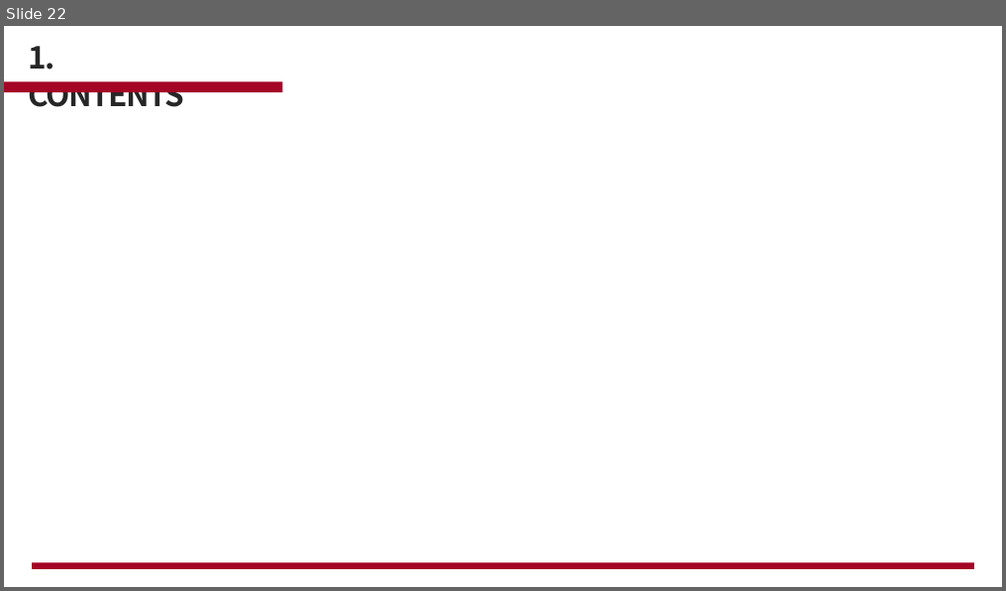
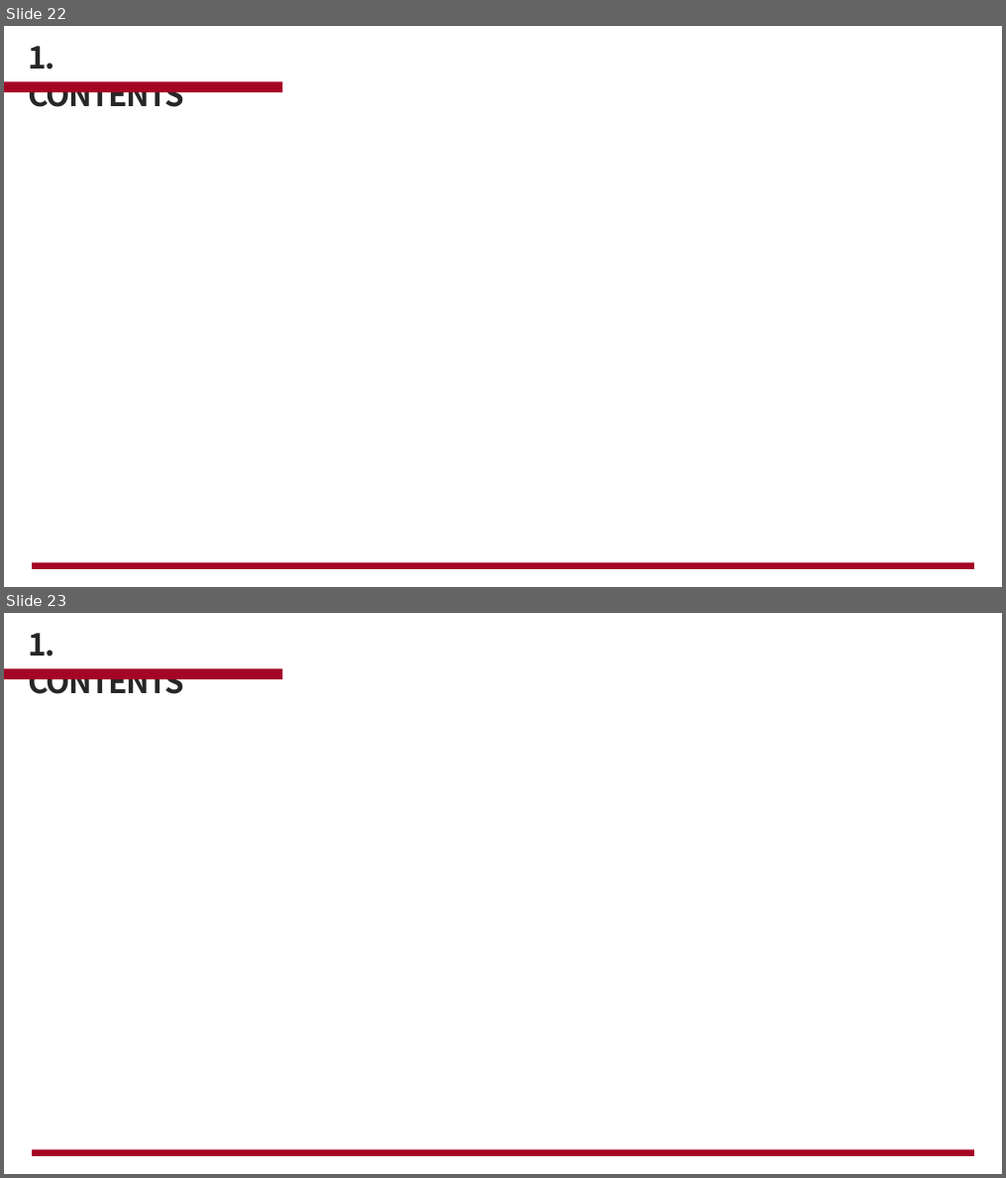
Before and after one commit to cjsgk106/fire-prediction-analysis, a slide deck: work/화재.pptx. Shown one above the other, each under a label of ours: slide 22 before the commit, slides 22 and 23 after it. The pictures are 1006x591 and 1006x1178 pixels, drawn with LibreOffice and Linux fonts; fonts in the diff are those of the drawing; background and template pictures are left out. Boxes give left, top, right and bottom in pixels: in the first picture for what was removed or moved away, otherwise in the second. Text is boxed around its words. In the diff, an @@ line names an element or a change of style, - is before the commit and + after.

```diff
--- a/work/화재.pptx
+++ b/work/화재.pptx
@@ slide 23 added at [4, 613, 1002, 1174], background picture (left out) @@
@@ text added at [29, 633, 184, 694], 30 pt, text #262626, bold @@
+1. CONTENTS
@@ rectangle added at [4, 669, 282, 679], fill #A40525 @@
@@ freeform shape added at [143, 827, 212, 891], fill #FFFFFF @@
@@ rectangle added at [32, 1150, 974, 1157], fill #A40525 @@
```
Also in this commit, not shown: 2 other slides added, 1 other file.
